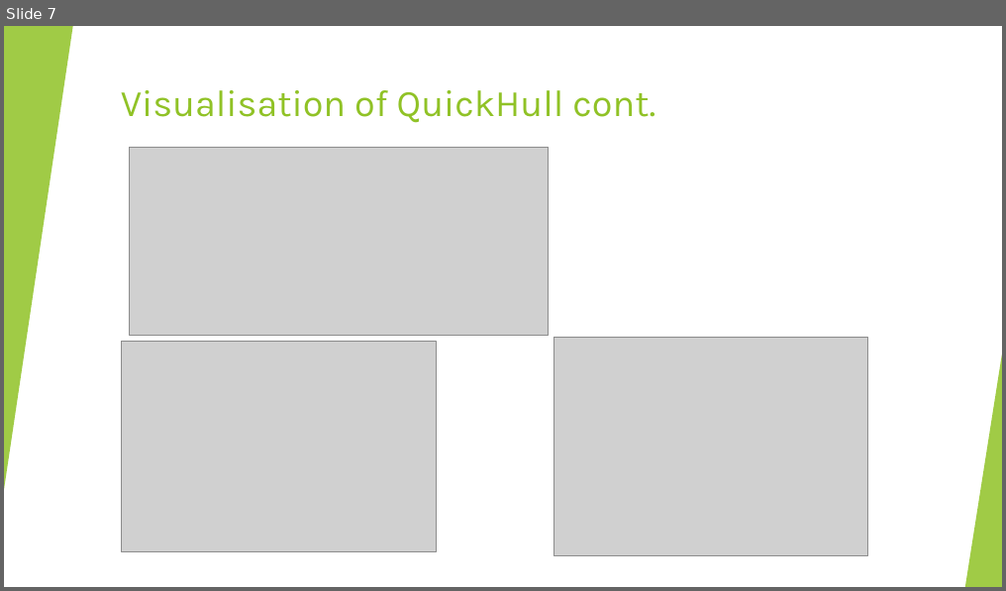
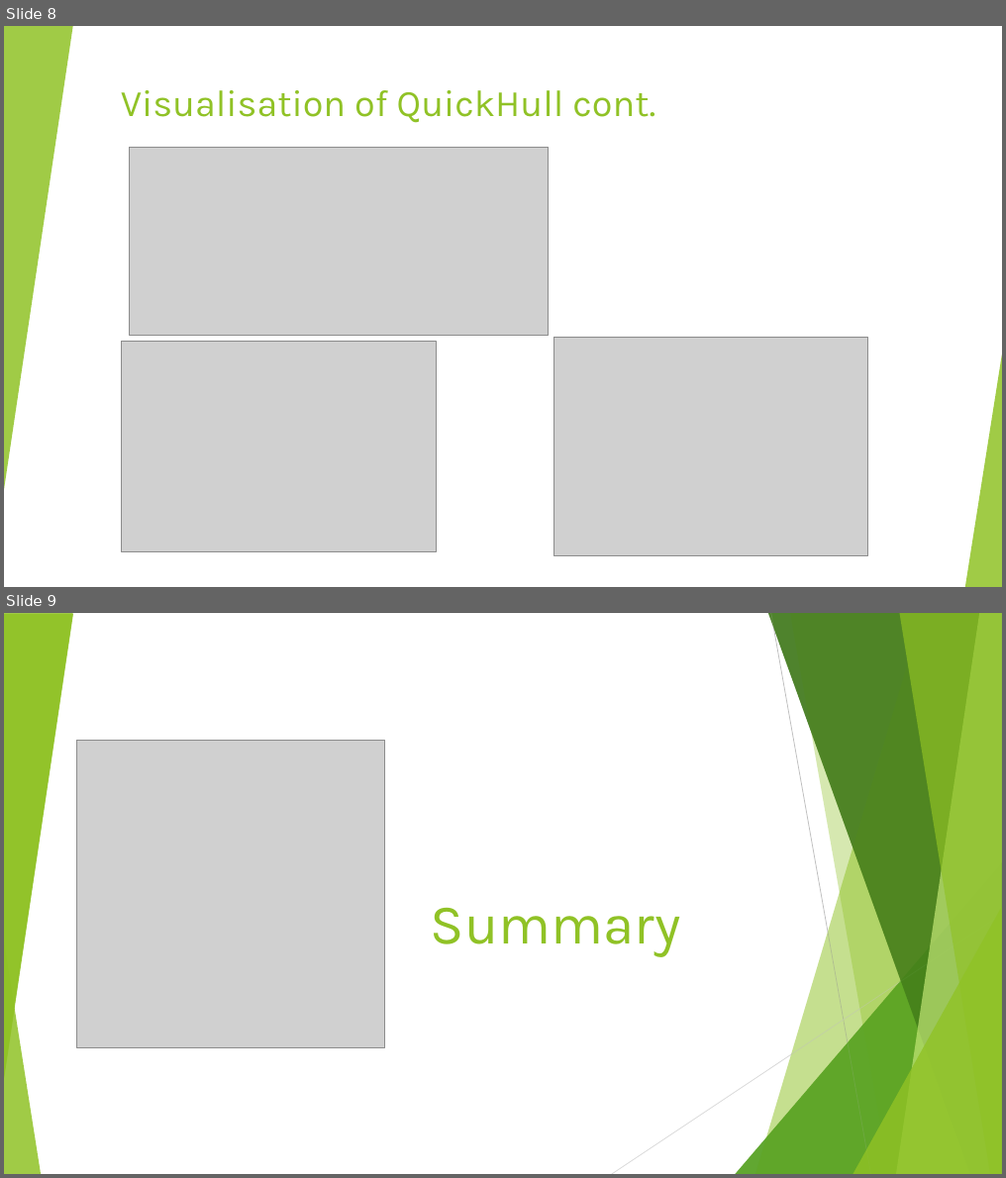
Before and after one commit to stefancourt/Quickhull-algorithm, a slide deck: quickhull-presentation.pptx. Shown one above the other, each under a label of ours: slide 7 before the commit, slides 8 and 9 after it. The pictures are 1006x591 and 1006x1178 pixels, drawn with LibreOffice and Linux fonts; fonts in the diff are those of the drawing; grey boxes stand for pictures. Boxes give left, top, right and bottom in pixels: in the first picture for what was removed or moved away, otherwise in the second. Text is boxed around its words. In the diff, an @@ line names an element or a change of style, - is before the commit and + after.

```diff
--- a/quickhull-presentation.pptx
+++ b/quickhull-presentation.pptx
@@ slide 9 added at [4, 613, 1002, 1174], background #FFFFFF; not listed: 8 template elements that a slide beside it also shows @@
@@ group added at [4, 613, 1002, 1174]: 5 freeform shapes, 3 triangles, 2 lines @@
@@ triangle added at [4, 614, 73, 1078], fill #90C226 at 85% opacity @@
@@ picture added at [76, 741, 385, 1049] @@
@@ title added at [431, 907, 681, 958], 54 pt, text #90C226 @@
+Summary
@@ what was slide 7 is now slide 8 @@
```
Also in this commit, not shown: 3 slides changed, 1 other slide added, 2 other files.
